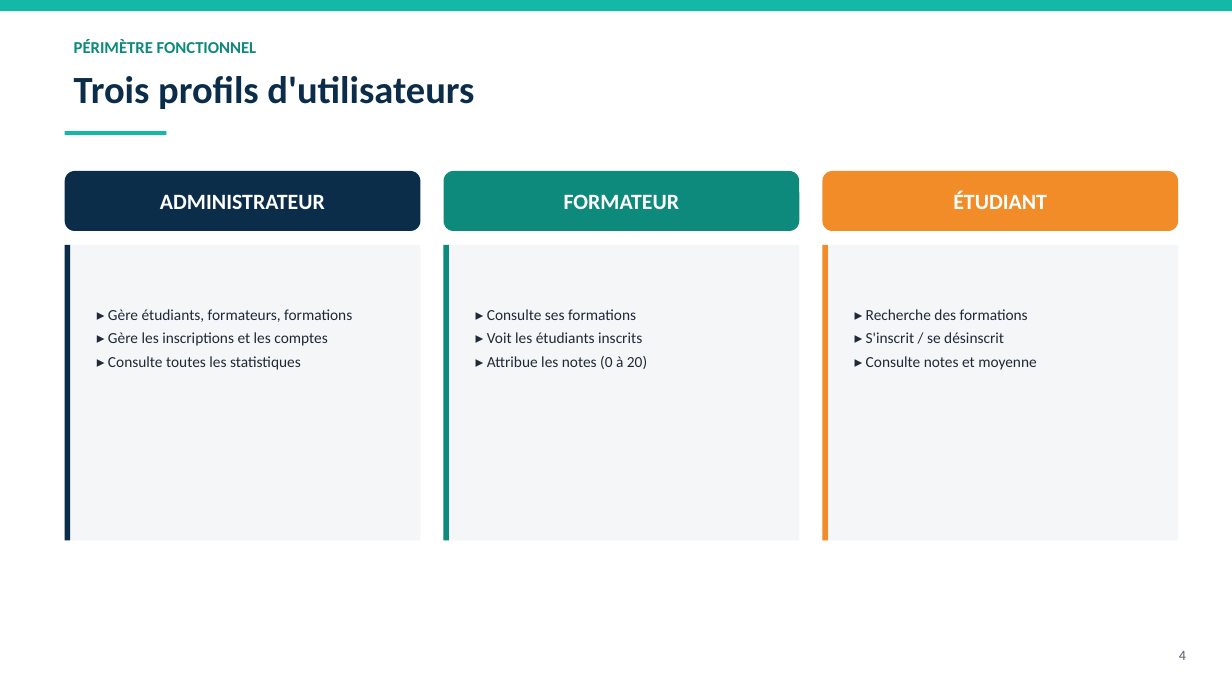
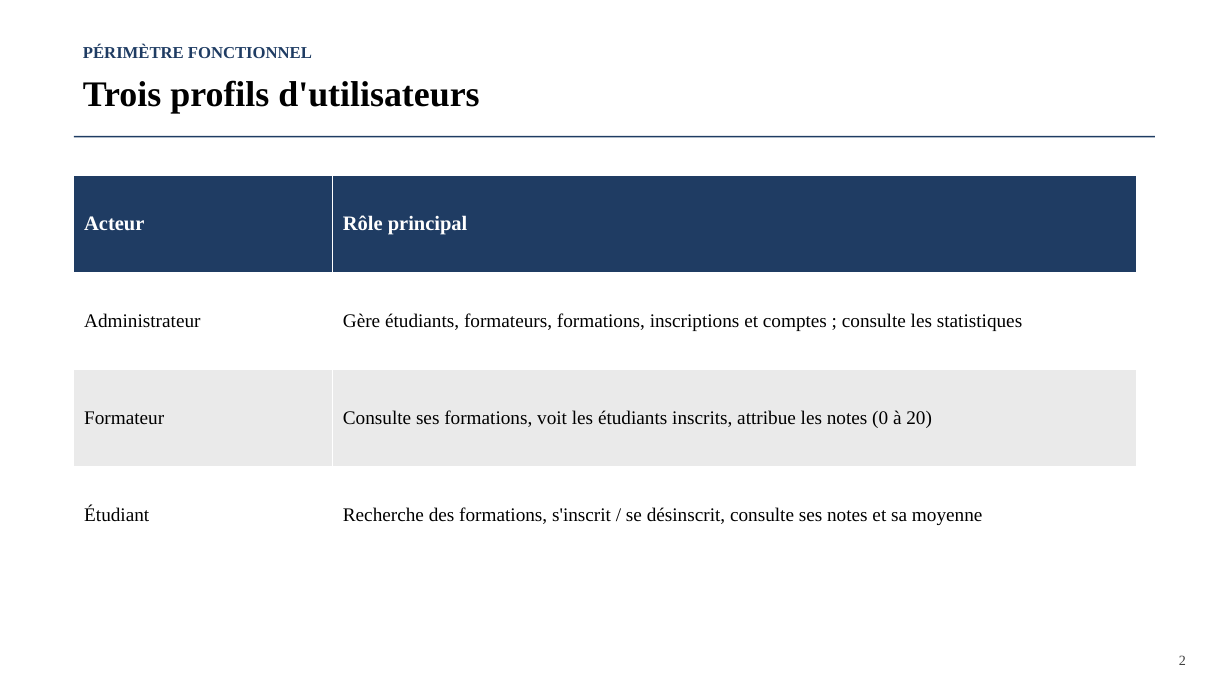
Before and after one commit to ASapAbro/E-Educ, a slide deck: slide 3 of complet/report/Presentation_Projet_Gestion_Formations.pptx (slide 4 before the commit). Drawn at 1232x693 pixels with LibreOffice and Linux fonts; fonts in the diff are those of the drawing. Boxes give left, top, right and bottom in pixels: in the first picture for what was removed or moved away, otherwise in the second. Text is boxed around its words. In the diff, an @@ line names an element or a change of style, - is before the commit and + after.

Commit message:
Refonte de la présentation : template simple (Times New Roman), format court centré sur la BDD
Remplace le design coloré à 24 slides par un template sobre en Times New
Roman (13 slides). Le contenu se concentre sur l'essentiel du projet en
appuyant sur la partie base de données : modélisation MongoDB, choix
références vs embedding, fonctions/méthodes réelles de la couche modèle
(app/models/), pipelines d'agrégation, index et performances.

```diff
--- a/complet/report/Presentation_Projet_Gestion_Formations.pptx
+++ b/complet/report/Presentation_Projet_Gestion_Formations.pptx
@@ rectangle removed at <box>0,0,1232,11</box> @@
@@ text "PÉRIMÈTRE FONCTIONNEL": place and size @@
-text "PÉRIMÈTRE FONCTIONNEL" at <box>74,40,257,53</box>
+text "PÉRIMÈTRE FONCTIONNEL" at <box>83,44,312,58</box>
@@ text "PÉRIMÈTRE FONCTIONNEL" at <box>83,44,312,58</box>: font Calibri to Times New Roman, text colour #0E8A7C to #1F3C63 @@
@@ text "Trois profils d'utilisateurs": place and size @@
-text "Trois profils d'utilisateurs" at <box>74,76,474,109</box>
+text "Trois profils d'utilisateurs" at <box>83,80,479,114</box>
@@ text "Trois profils d'utilisateurs" at <box>83,80,479,114</box>: size 30 to 28 pt, font Calibri to Times New Roman, text colour #0B2D4A to #000000 @@
@@ rectangle removed at <box>65,131,166,135</box> @@
@@ rectangle added at <box>74,136,1155,138</box>, fill #1F3C63 @@
@@ rounded rectangle removed at <box>65,171,421,231</box> @@
-ADMINISTRATEUR
@@ table added at <box>74,176,1137,564</box>, 4 rows, 2 columns @@
+Acteur | Rôle principal
+Administrateur | Gère étudiants, formateurs, formations, inscriptions et comptes ; consulte les statistiques
+Formateur | Consulte ses formations, voit les étudiants inscrits, attribue les notes (0 à 20)
+Étudiant | Recherche des formations, s'inscrit / se désinscrit, consulte ses notes et sa moyenne
@@ rounded rectangle removed at <box>444,171,799,231</box> @@
-FORMATEUR
@@ rounded rectangle removed at <box>823,171,1178,231</box> @@
-ÉTUDIANT
@@ rectangle removed at <box>65,245,421,541</box> @@
@@ rectangle removed at <box>65,245,70,541</box> @@
@@ rectangle removed at <box>444,245,799,541</box> @@
@@ rectangle removed at <box>444,245,449,541</box> @@
@@ rectangle removed at <box>823,245,1178,541</box> @@
@@ rectangle removed at <box>823,245,828,541</box> @@
@@ text removed at <box>108,309,352,370</box> @@
-▸ Gère étudiants, formateurs, formations
-▸ Gère les inscriptions et les comptes
-▸ Consulte toutes les statistiques
@@ text removed at <box>487,309,647,369</box> @@
-▸ Consulte ses formations
-▸ Voit les étudiants inscrits
-▸ Attribue les notes (0 à 20)
@@ text removed at <box>866,309,1037,370</box> @@
-▸ Recherche des formations
-▸ S'inscrit / se désinscrit
-▸ Consulte notes et moyenne
@@ text removed at <box>1179,651,1186,660</box> @@
-4
@@ text added at <box>1179,655,1186,665</box>, 11 pt, text #404040 @@
+2
```
Also in this commit, not shown: 8 other slides changed, 4 slides added, 15 slides removed.
